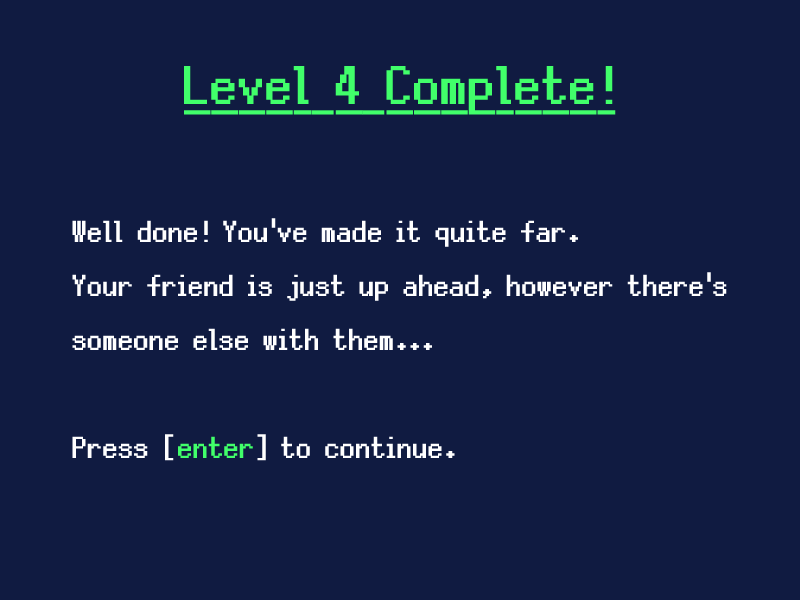
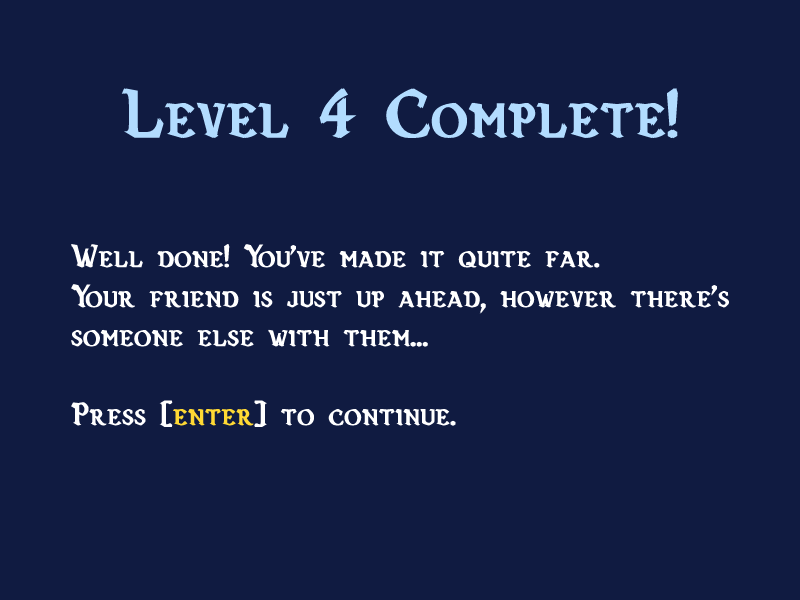
Layer changes from the first 800 x 600 image to the second:
painted on "Level 4 Complete!" over [121, 66, 678, 139]
painted on "Well done! You've made it quite" over [71, 218, 729, 461]
